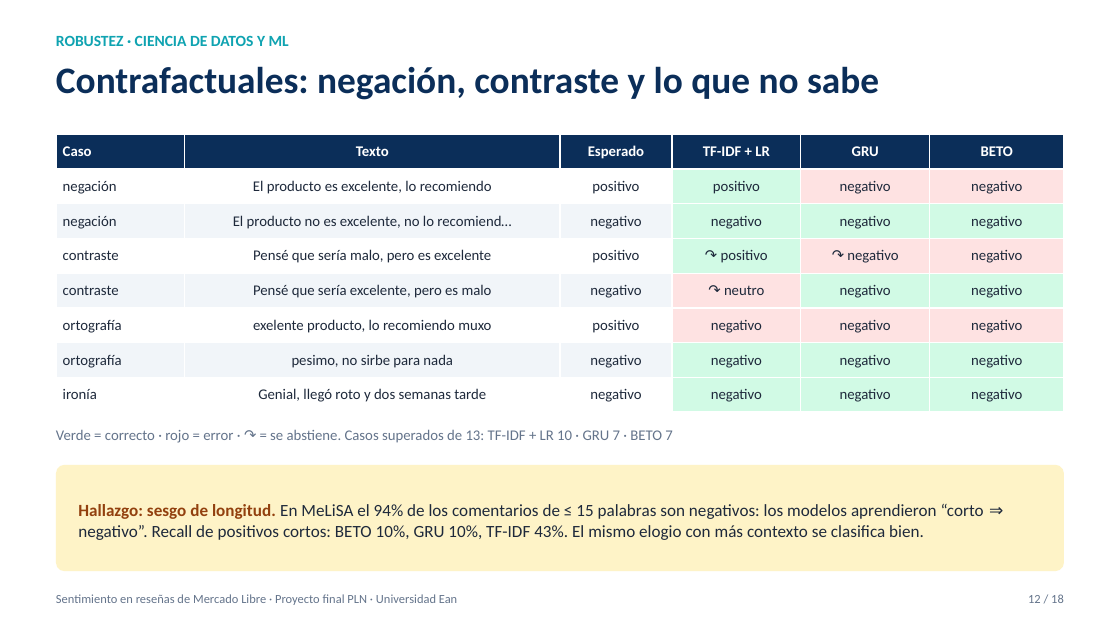
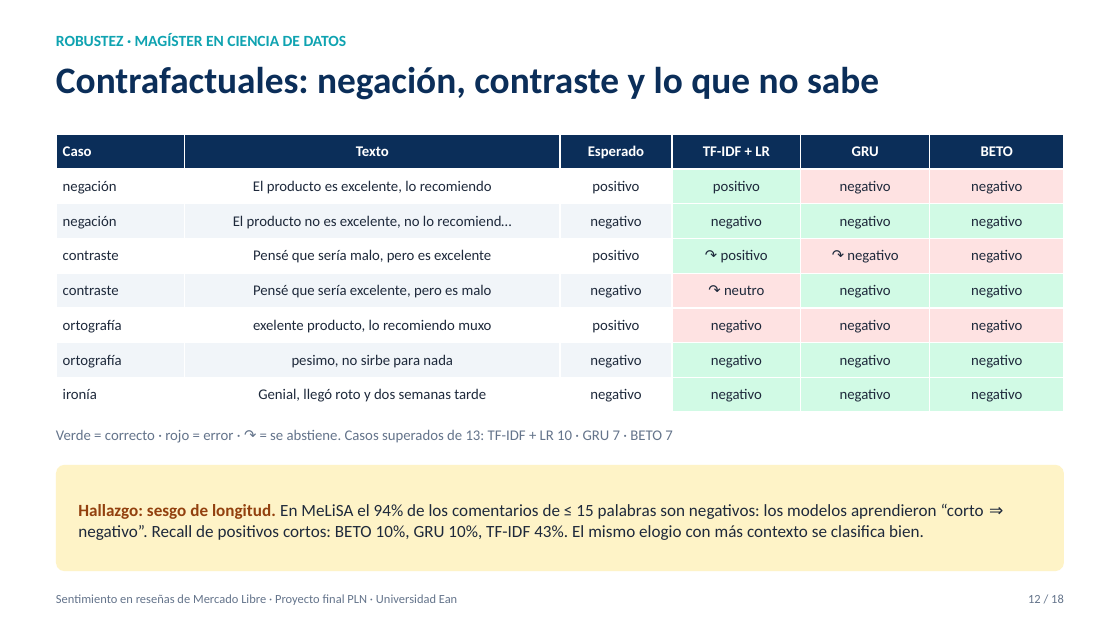
Before and after one commit to pedrogarciar13/proyecto_final_pln, a slide deck: slide 12 of docs/Presentacion_Proyecto_PLN.pptx. Drawn at 1120x630 pixels with LibreOffice and Linux fonts; fonts in the diff are those of the drawing. Boxes give left, top, right and bottom in pixels: in the first picture for what was removed or moved away, otherwise in the second. Text is boxed around its words. In the diff, an @@ line names an element or a change of style, - is before the commit and + after.

```diff
--- a/docs/Presentacion_Proyecto_PLN.pptx
+++ b/docs/Presentacion_Proyecto_PLN.pptx
@@ text at (56,33,347,46): text changed @@
-ROBUSTEZ · CIENCIA DE DATOS Y ML
+ROBUSTEZ · MAGÍSTER EN CIENCIA DE DATOS
```
Also in this commit, not shown: 17 other slides changed, 4 other files.
